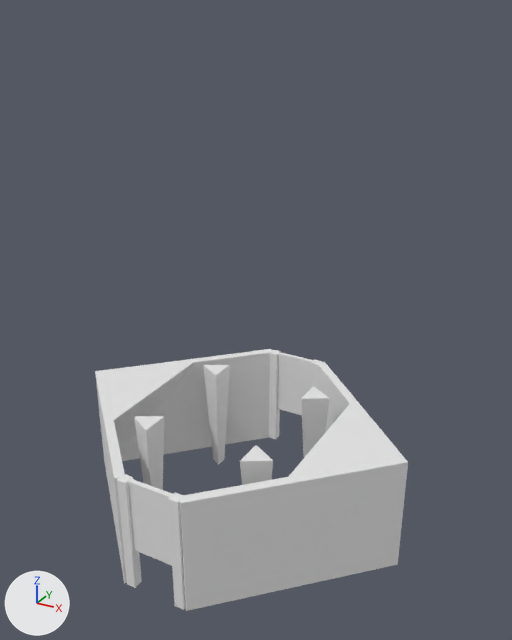
An edit to the FBX model Assets/Art/Models/SceneElements/BossRoom2.fbx, drawn before and after from the same camera.
Camera for both pictures: a 50 mm lens placed at (40.2, -67.3, 62.2), pointed at (2.8, 0.9, 28.1). Arrows for +X, +Y and +Z are at lower left; the lights stay in place. Where no turn or scale is listed for an object, it has been applied to the vertices.

In view in the first picture: 'Pillars2nd', 'Pillars3', 'WallPillar1.004', 'WallPillar1.005', 'Walls2nd'.
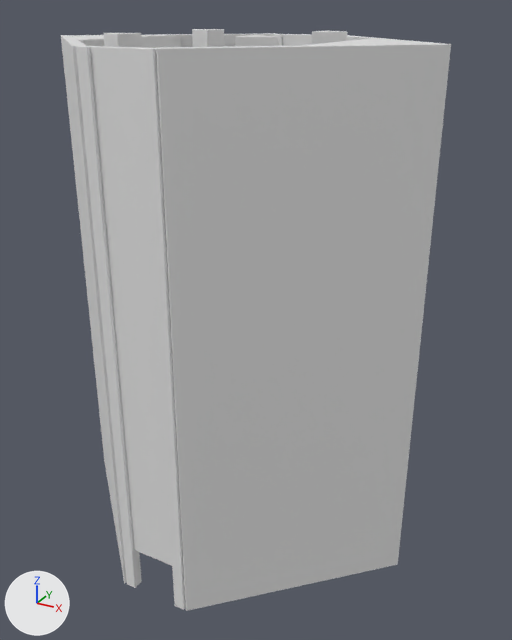
Location of each change, (x1, y1, x2, y2) in pixels of the pictures (512 x 640 px; the box of a moved part takes in the faces that stretch with it):
'Walls2nd', reshaped (25% wider, 120% taller): before (95, 349, 408, 611); after (61, 33, 451, 611)
'WallPillar1.005', reshaped (20% wider, 148% taller): before (128, 352, 313, 566); after (90, 34, 312, 566)
'WallPillar1.004', reshaped: before (117, 350, 322, 610); after (76, 34, 282, 610)
'Pillars3', reshaped: before (105, 362, 394, 477); after (73, 35, 431, 48)
'Pillars2nd', reshaped: before (134, 365, 330, 490); after (103, 29, 347, 48)
part 1 of me_cylinder_001, rebuilt: before (203, 365, 230, 465); after (192, 29, 224, 47)
part 2 of me_cylinder_001, rebuilt: before (301, 386, 330, 458); after (311, 31, 347, 44)
part 3 of me_cylinder_001, rebuilt: before (134, 416, 164, 490); after (103, 33, 142, 48)
part 4 of me_cylinder_001, rebuilt: before (240, 445, 273, 485); after (235, 35, 278, 46)
part 6 of me_plane_018, built on: before (95, 349, 408, 503); after (61, 33, 451, 382)
part 7 of me_cube_012, moved or reshaped: before (117, 474, 183, 506); after (76, 46, 180, 506)
part 8 of me_cube_012, moved or reshaped: before (269, 350, 322, 439); after (273, 34, 282, 46)
part 9 of me_cube_013, moved or reshaped: before (128, 479, 172, 502); after (90, 46, 168, 502)
part 10 of me_cube_013, moved or reshaped: before (277, 352, 313, 415); after (282, 34, 312, 46)

Patch to the scene script:
```diff
--- a/Assets/Art/Models/SceneElements/BossRoom2.fbx.py
+++ b/Assets/Art/Models/SceneElements/BossRoom2.fbx.py
@@ me_plane_019 @@
-me_plane_019.from_pydata(...)  # 18 vertices, 14 faces; spans x -21.3..21.1, y -8.8..9.3, z 0.0..15.0
+me_plane_019.from_pydata(...)  # 30 vertices, 26 faces; spans x -21.3..21.1, y -8.8..9.3, z 0.0..59.3
+# me_plane_019 part 5
+# 14 vertices are removed from x -21.3..21.1, y -8.8..9.3, z 15.0
+# 14 faces are deleted
+# 14 vertices are added at x -21.3..21.1, y -8.8..9.3, z 29.3..59.3
+# 12 new vertices lie (0.0, 0.0, 30.0) away from vertices in x -21.3..21.1, y -8.8..9.3, z 29.3
+# 26 new faces join them
 me_plane_019.materials.append(mat_walls2ndboss)
@@ me_cube_013 @@
-me_cube_013.from_pydata(...)  # 48 vertices, 52 faces; spans x -2.8..2.7, y -18.0..18.4, z 5.4..15.0
+me_cube_013.from_pydata(...)  # 64 vertices, 68 faces; spans x -2.8..2.7, y -18.0..18.4, z 5.4..59.3
+# me_cube_013 part 9: 12 vertices removed from x -2.8..2.7, y -18.0..-17.4, z 14.9..15.0; 20 vertices added at x -2.8..2.7, y -18.0..-17.4, z 29.2..59.3
+# me_cube_013 part 10: 12 vertices removed from x -2.8..2.7, y 17.8..18.4, z 14.9..15.0; 20 vertices added at x -2.8..2.7, y 17.8..18.4, z 29.2..59.3
 me_cube_013.materials.append(mat_tp)
@@ me_plane_018 @@
-me_plane_018.from_pydata(...)  # 72 vertices, 80 faces; spans x -23.0..22.8, y -18.3..18.7, z 0.0..15.0
+me_plane_018.from_pydata(...)  # 96 vertices, 104 faces; spans x -23.0..22.8, y -18.3..18.7, z 0.0..59.3
+# me_plane_018 part 6
+# 12 vertices are removed from x -22.9..22.8, y -18.2..18.7, z 15.0
+# 28 faces are deleted
+# 24 vertices in x -23.0..22.8, y -18.3..18.7, z 15.0 move by (0.0, 0.0, 14.3)
+# 12 vertices are added at x -22.9..22.8, y -18.2..18.7, z 59.3
+# 24 new vertices lie (0.0, 0.0, 30.0) away from vertices in x -23.0..22.8, y -18.3..18.7, z 15.0
+# 52 new faces join them
 me_plane_018.materials.append(mat_walls2ndboss)
@@ me_cylinder_001 @@
-me_cylinder_001.from_pydata(...)  # 72 vertices, 80 faces; spans x -9.8..9.7, y -9.6..10.1, z 0.0..15.7
+me_cylinder_001.from_pydata(...)  # 96 vertices, 104 faces; spans x -9.8..9.7, y -10.0..10.4, z 0.0..60.0
+# me_cylinder_001 part 1: the loose piece of 18 vertices spanning x -9.8..-6.6, y 6.3..10.1, z 0.0..15.7 is rebuilt with 24 vertices and now spans x -9.8..-6.6, y 6.3..10.4, z 0.0..60.0
+# me_cylinder_001 part 2: the loose piece of 18 vertices spanning x 6.4..9.7, y 6.3..10.1, z 0.0..15.7 is rebuilt with 24 vertices and now spans x 6.4..9.7, y 6.3..10.4, z 0.0..60.0
+# me_cylinder_001 part 3: the loose piece of 18 vertices spanning x -9.8..-6.6, y -9.6..-5.9, z 0.0..15.7 is rebuilt with 24 vertices and now spans x -9.8..-6.6, y -10.0..-5.9, z 0.0..60.0
+# me_cylinder_001 part 4: the loose piece of 18 vertices spanning x 6.4..9.7, y -9.6..-5.9, z 0.0..15.7 is rebuilt with 24 vertices and now spans x 6.4..9.7, y -10.0..-5.9, z 0.0..60.0
 me_cylinder_001.materials.append(mat_pillars3)
@@ me_cube_012 @@
-me_cube_012.from_pydata(...)  # 96 vertices, 104 faces; spans x -4.1..4.0, y -18.3..18.8, z 0.0..15.0
+me_cube_012.from_pydata(...)  # 128 vertices, 136 faces; spans x -4.1..4.0, y -18.3..18.8, z 0.0..59.3
+# me_cube_012 part 7: 16 vertices moved from x -4.1..4.0, y -18.3..-17.0, z 14.9 to x -4.1..4.0, y -18.3..-17.0, z 29.2; 8 vertices removed from x -4.1..3.9, y -18.2..-17.1, z 15.0; 24 vertices added at x -4.1..4.0, y -18.3..-17.0, z 59.2..59.3
+# me_cube_012 part 8: 16 vertices moved from x -4.1..4.0, y 17.5..18.8, z 14.9 to x -4.1..4.0, y 17.5..18.8, z 29.2; 8 vertices removed from x -4.1..3.9, y 17.5..18.7, z 15.0; 24 vertices added at x -4.1..4.0, y 17.5..18.8, z 59.2..59.3
 me_cube_012.materials.append(mat_pillars2nd)
```
